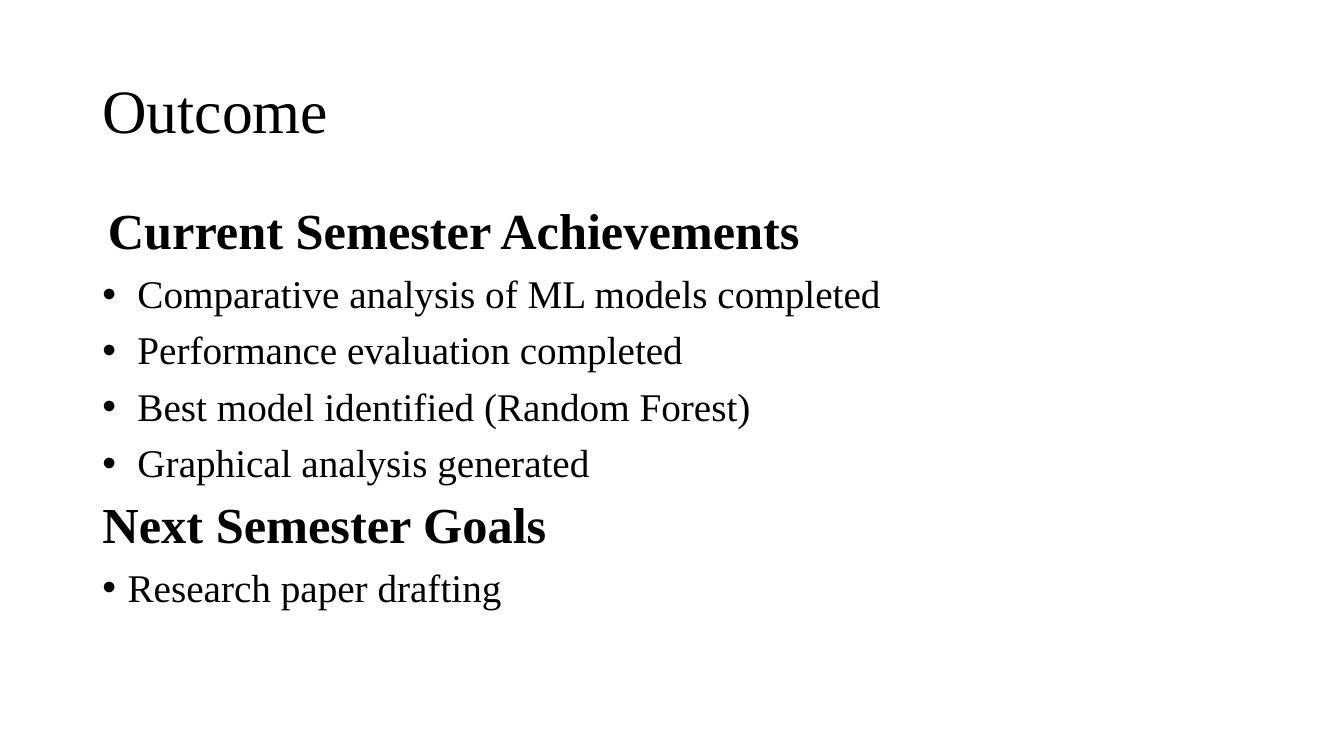
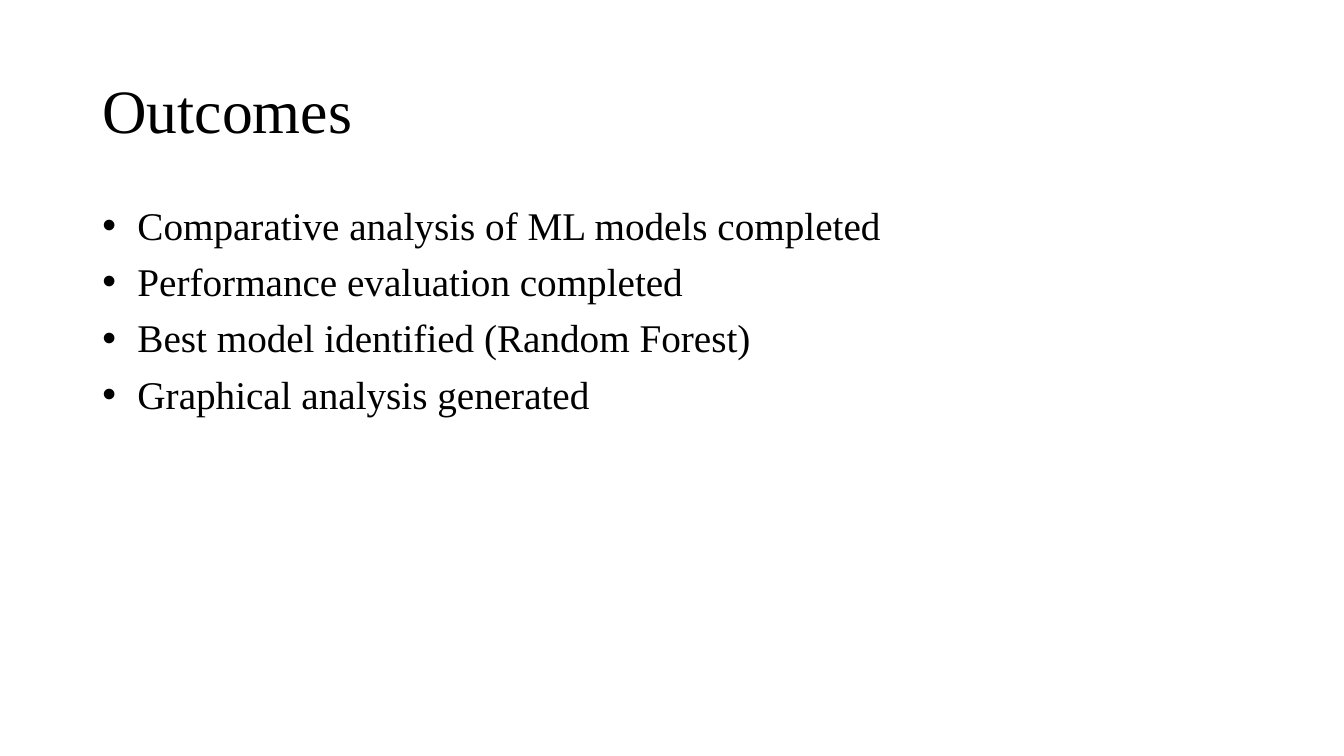
Before and after one commit to Singh177Kushagra/pbl_project, a slide deck: slide 16 of Kushagra Singh 2427030043 PBL-2 PPT.pptx. Drawn at 1344x756 pixels with LibreOffice and Linux fonts; fonts in the diff are those of the drawing. Boxes give left, top, right and bottom in pixels: in the first picture for what was removed or moved away, otherwise in the second. Text is boxed around its words. In the diff, an @@ line names an element or a change of style, - is before the commit and + after.

```diff
--- a/Kushagra Singh 2427030043 PBL-2 PPT.pptx
+++ b/Kushagra Singh 2427030043 PBL-2 PPT.pptx
@@ title at (102,92,352,134): text changed @@
-Outcome
+Outcomes
@@ text at (108,214,799,250): paragraph removed @@
-Current Semester Achievements
@@ text at (102,508,546,610): paragraphs removed @@
-Next Semester Goals
-• Research paper drafting
```
